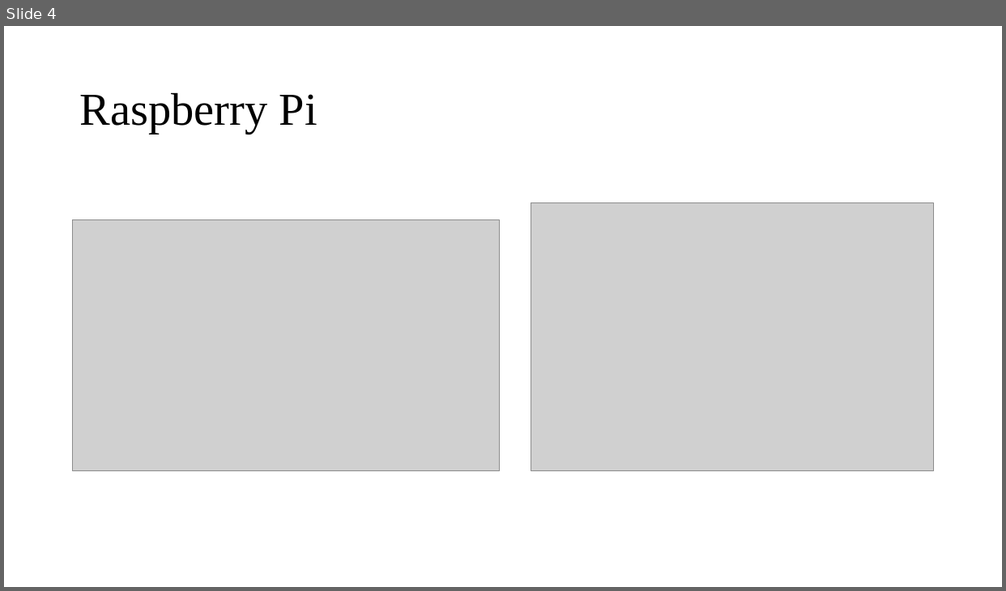
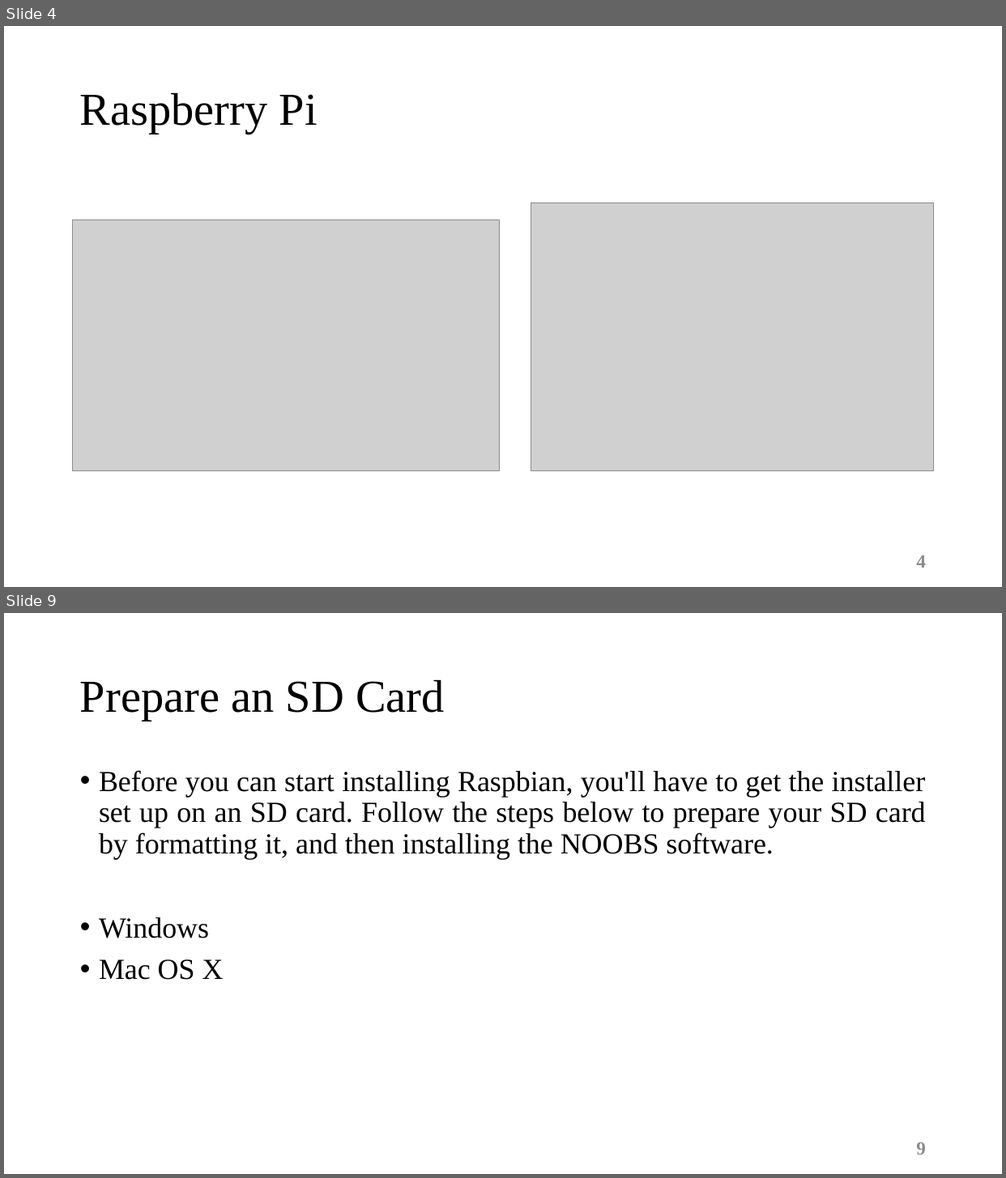
Before and after one commit to sabouri1994/Coursera_IOT_Specialization-, a slide deck: 4-The Raspberry Pi Platform and Python Programming for the Raspberry Pi/Week1/1_ Setup.pptx. Shown one above the other, each under a label of ours: slide 4 before the commit, slides 4 and 9 after it; the slides between them are not shown. The pictures are 1006x591 and 1006x1178 pixels, drawn with LibreOffice and Linux fonts; fonts in the diff are those of the drawing; grey boxes stand for pictures. Boxes give left, top, right and bottom in pixels: in the first picture for what was removed or moved away, otherwise in the second. Text is boxed around its words. In the diff, an @@ line names an element or a change of style, - is before the commit and + after.

```diff
--- a/4-The Raspberry Pi Platform and Python Programming for the Raspberry Pi/Week1/1_ Setup.pptx
+++ b/4-The Raspberry Pi Platform and Python Programming for the Raspberry Pi/Week1/1_ Setup.pptx
@@ slide 9 added at bbox=[4, 613, 1002, 1174], background #FFFFFF @@
@@ title added at bbox=[80, 679, 445, 721], 44 pt, text #000000 @@
+Prepare an SD Card
@@ text added at bbox=[99, 770, 926, 980], 28 pt, text #000000 @@
+• Before you can start installing Raspbian, you'll have to get the installer set up on an SD card. Follow the steps below to prepare your SD card by formatting it, and then installing the NOOBS software.
+• Windows
+• Mac OS X
@@ page number added at bbox=[916, 1143, 926, 1155], 18 pt, text #8C8C8C, bold @@
+9
@@ slide 4 changed as well @@
@@ page number added at bbox=[916, 556, 926, 568], 18 pt, text #8C8C8C, bold @@
+4
```
Also in this commit, not shown: 3 other slides changed, 16 other slides added.
